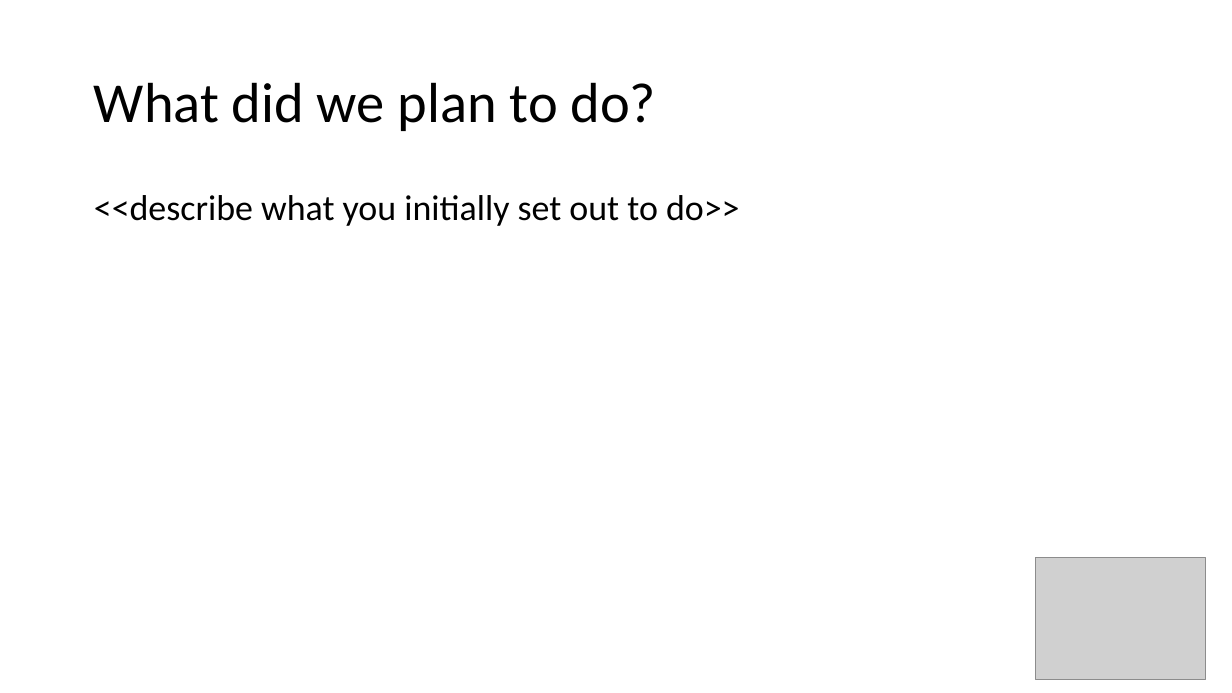
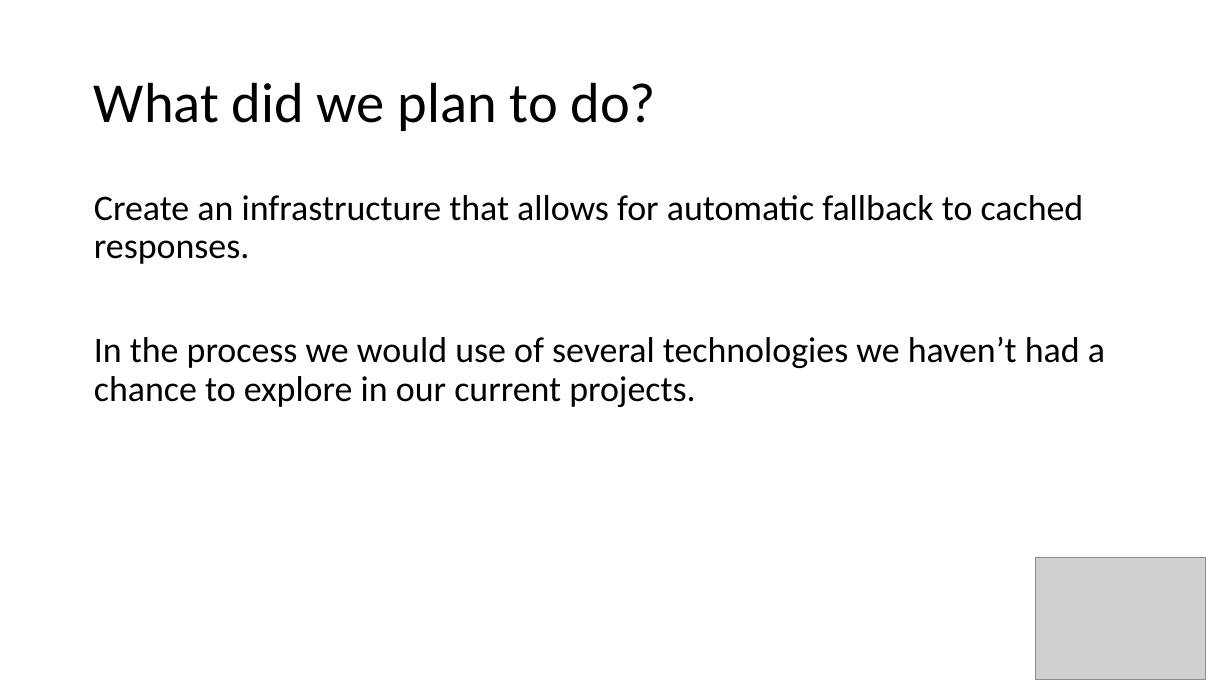
Before and after one commit to gitom/failback, a slide deck: slide 4 of FactSheet.pptx. Drawn at 1232x693 pixels with LibreOffice and Linux fonts; fonts in the diff are those of the drawing; grey boxes stand for pictures. Boxes give left, top, right and bottom in pixels: in the first picture for what was removed or moved away, otherwise in the second. Text is boxed around its words. In the diff, an @@ line names an element or a change of style, - is before the commit and + after.

```diff
--- a/FactSheet.pptx
+++ b/FactSheet.pptx
@@ text at [94,195,1105,407]: text changed @@
-<<describe what you initially set out to do>>
+Create an infrastructure that allows for automatic fallback to cached responses.
+In the process we would use of several technologies we haven’t had a chance to explore in our current projects.
```
Also in this commit, not shown: 8 other slides changed.
